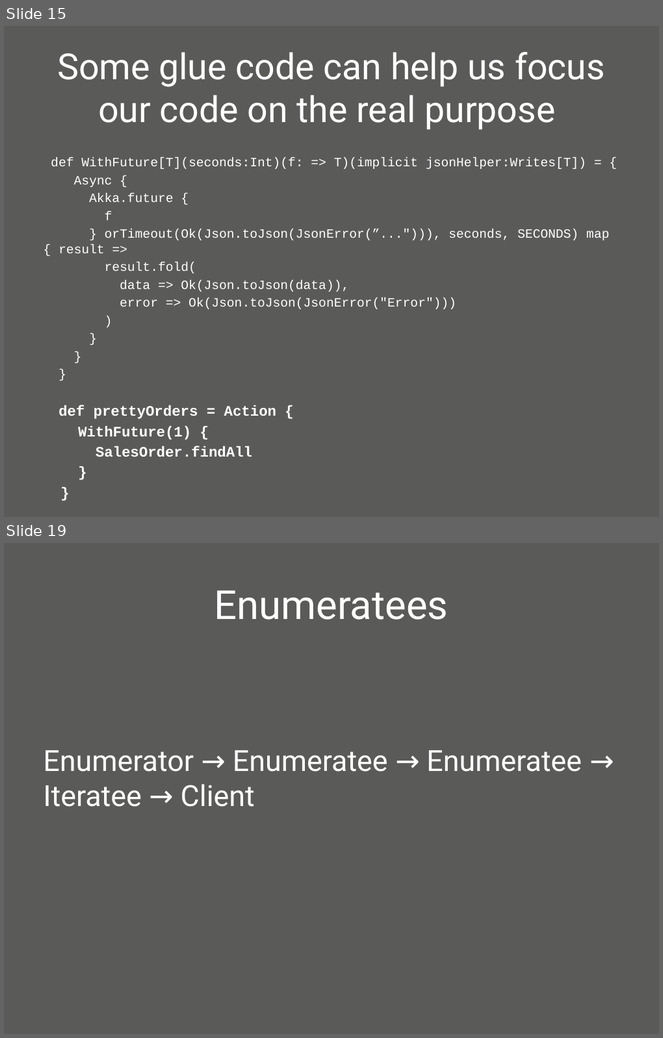
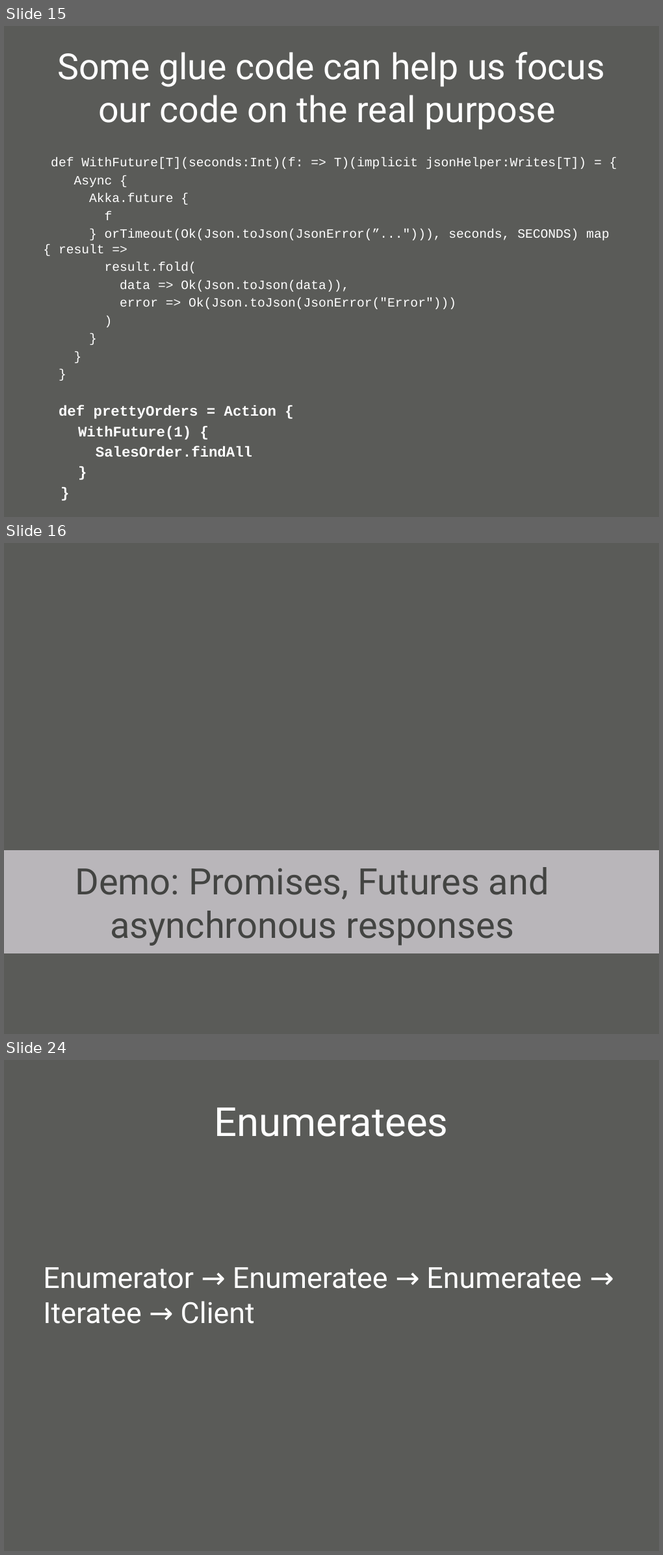
Before and after one commit to oscarrenalias/wjax-2012-play-async-apps, a slide deck: presentation/Asynchronous web apps with Play Framework 2.0.pptx. Shown one above the other, each under a label of ours: slides 15 and 19 before the commit, slides 15, 16 and 24 after it; the slides between them are not shown. The pictures are 663x1038 and 663x1555 pixels, drawn with LibreOffice and Linux fonts; fonts in the diff are those of the drawing; background and template pictures are left out. Boxes give left, top, right and bottom in pixels: in the first picture for what was removed or moved away, otherwise in the second. Text is boxed around its words. In the diff, an @@ line names an element or a change of style, - is before the commit and + after.

```diff
--- a/presentation/Asynchronous web apps with Play Framework 2.0.pptx
+++ b/presentation/Asynchronous web apps with Play Framework 2.0.pptx
@@ slide 16 added at [4,543,659,1034], background picture (left out) @@
@@ text added at [4,850,659,953], fill #D5D0D6 at 78% opacity, 40 pt, text #434442 @@
+Demo: Promises, Futures and asynchronous responses
@@ what was slide 19 is now slide 24 @@
```
Also in this commit, not shown: 7 slides changed, 8 other slides added, 1 slide removed.
